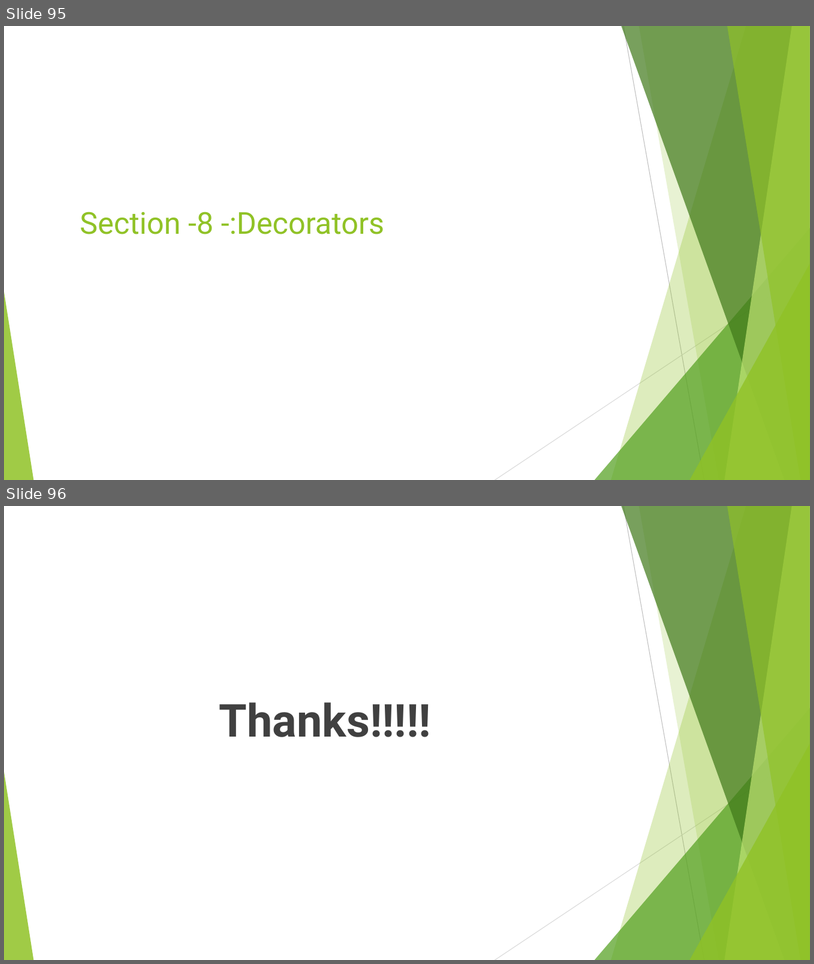
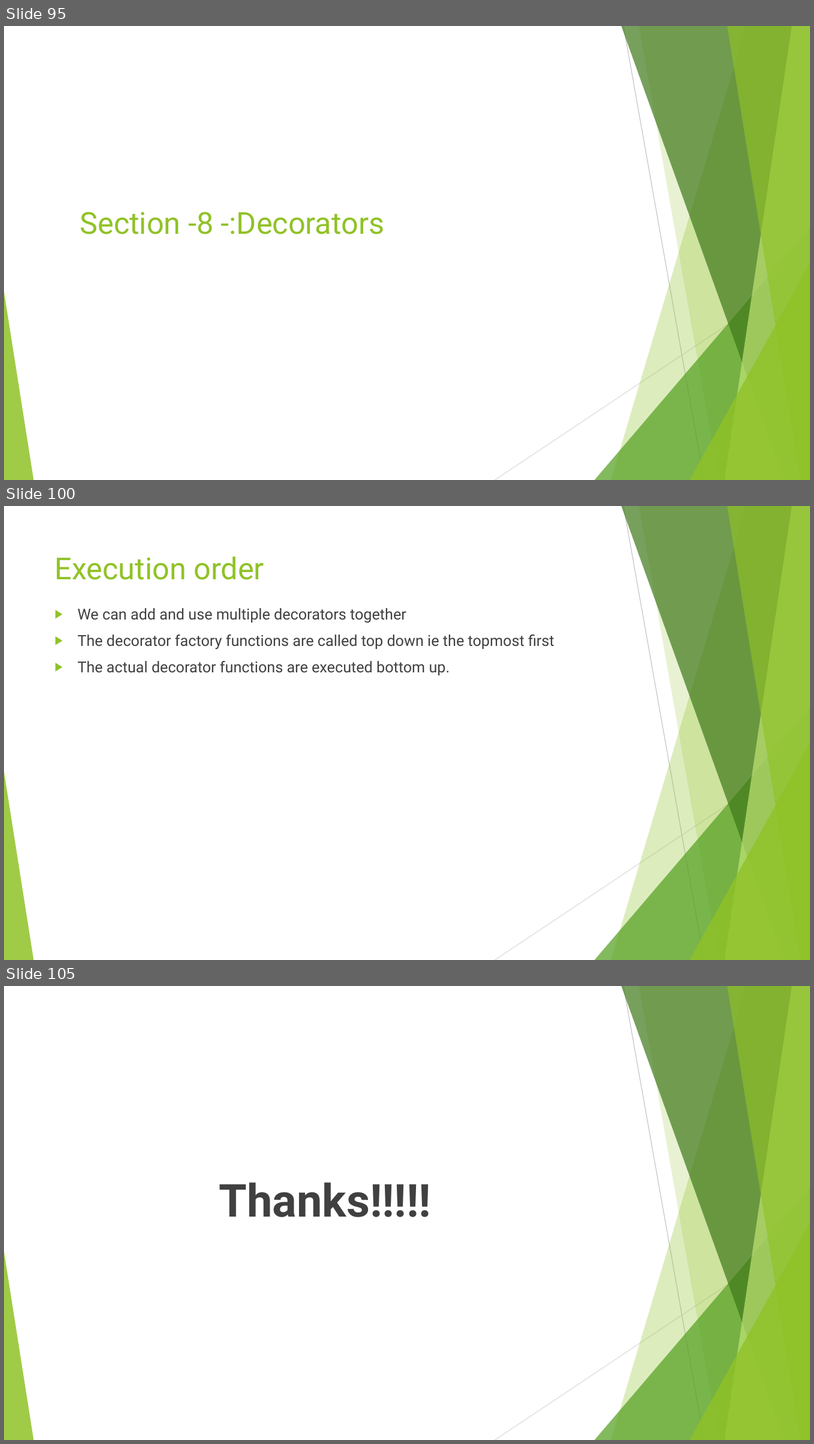
Before and after one commit to rudhrainfogain/TypeScript, a slide deck: PPT/TypeScriptv8.pptx. Shown one above the other, each under a label of ours: slides 95 and 96 before the commit, slides 95, 100 and 105 after it; the slides between them are not shown. The pictures are 814x964 and 814x1444 pixels, drawn with LibreOffice and Linux fonts; fonts in the diff are those of the drawing. Boxes give left, top, right and bottom in pixels: in the first picture for what was removed or moved away, otherwise in the second. Text is boxed around its words. In the diff, an @@ line names an element or a change of style, - is before the commit and + after.

Commit message:
Decorators Partial Code

```diff
--- a/PPT/TypeScriptv8.pptx
+++ b/PPT/TypeScriptv8.pptx
@@ slide 100 added at [4, 506, 810, 960], background #FFFFFF; not listed: 10 template elements that a slide beside it also shows @@
@@ title added at [55, 556, 264, 580], 36 pt, text #90C226 @@
+Execution order
@@ text added at [78, 608, 555, 675], 18 pt, text #404040 @@
+▶ We can add and use multiple decorators together
+▶ The decorator factory functions are called top down ie the topmost first
+▶ The actual decorator functions are executed bottom up.
@@ what was slide 96 is now slide 105 @@
```
Also in this commit, not shown: 8 other slides added, 4 other files.
